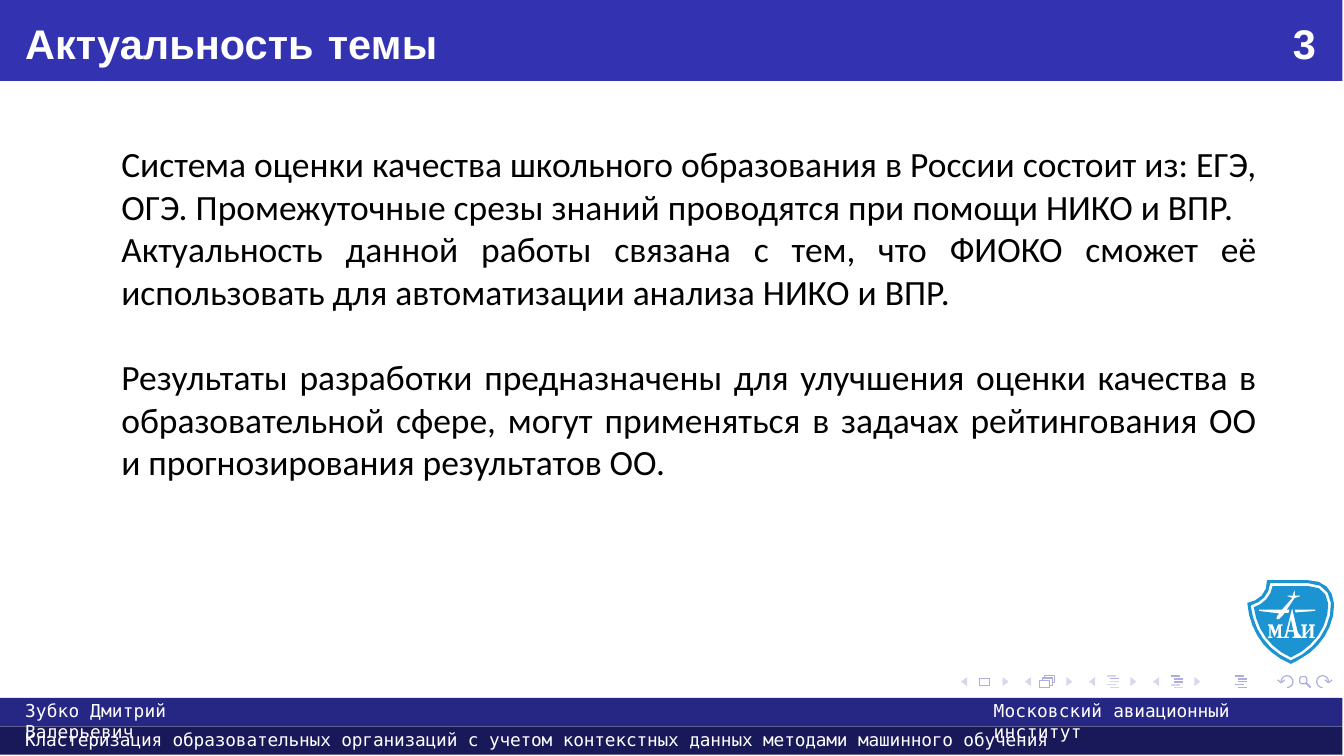
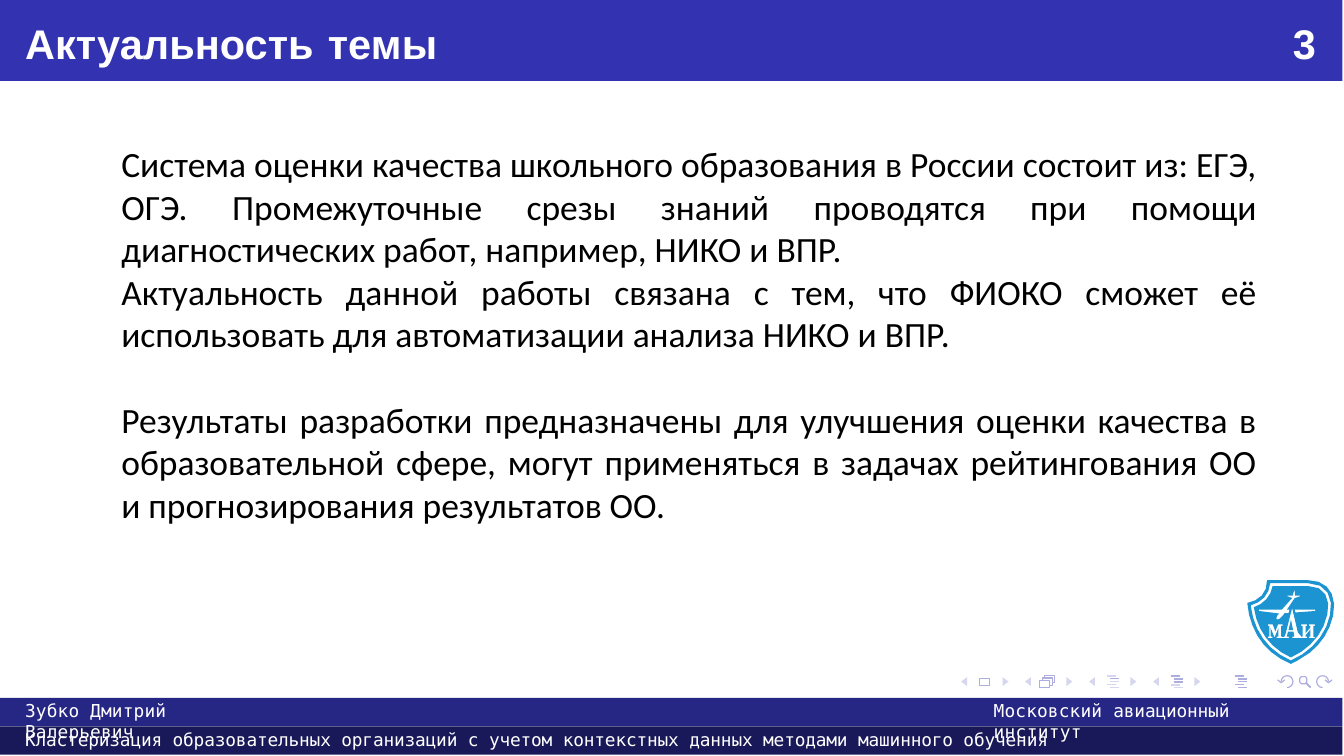
Before and after one commit to usernameMAI/diploma, a slide deck: slide 3 of Презентация.pptx. Drawn at 1344x756 pixels with LibreOffice and Linux fonts; fonts in the diff are those of the drawing. Boxes give left, top, right and bottom in pixels: in the first picture for what was removed or moved away, otherwise in the second. Text is boxed around its words. In the diff, an @@ line names an element or a change of style, - is before the commit and + after.

```diff
--- a/Презентация.pptx
+++ b/Презентация.pptx
@@ text at bbox=[121, 153, 1257, 268]: text changed @@
-Система оценки качества школьного образования в России состоит из: ЕГЭ, ОГЭ. Промежуточные срезы знаний проводятся при помощи НИКО и ВПР.
+Система оценки качества школьного образования в России состоит из: ЕГЭ, ОГЭ. Промежуточные срезы знаний проводятся при помощи диагностических работ, например, НИКО и ВПР.
```
Also in this commit, not shown: 19 other slides changed, 4 slides added, 2 other files.
